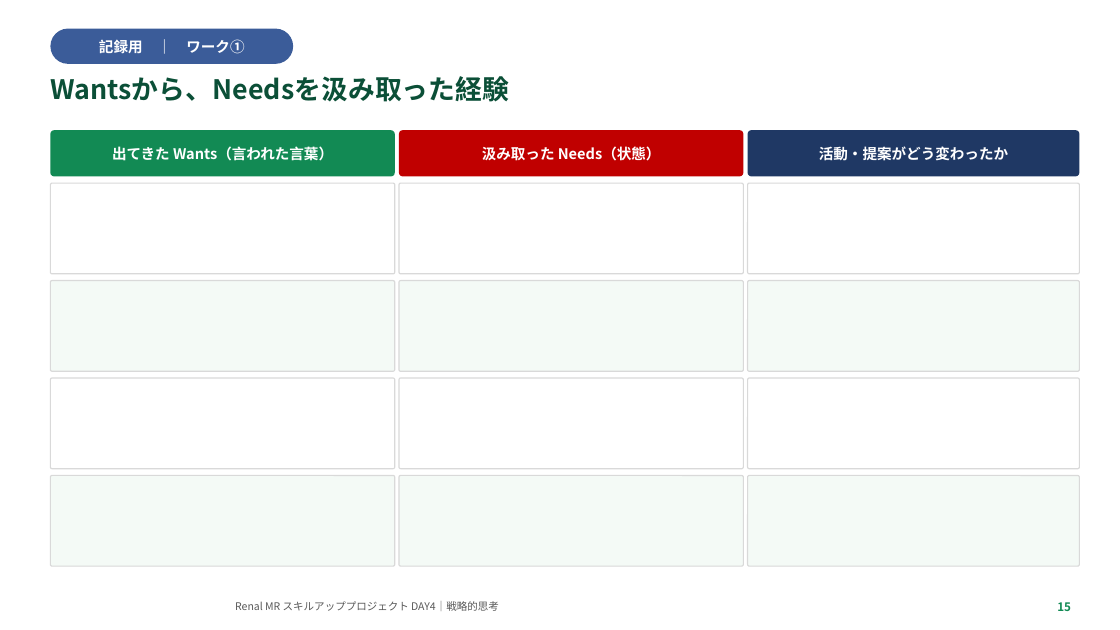
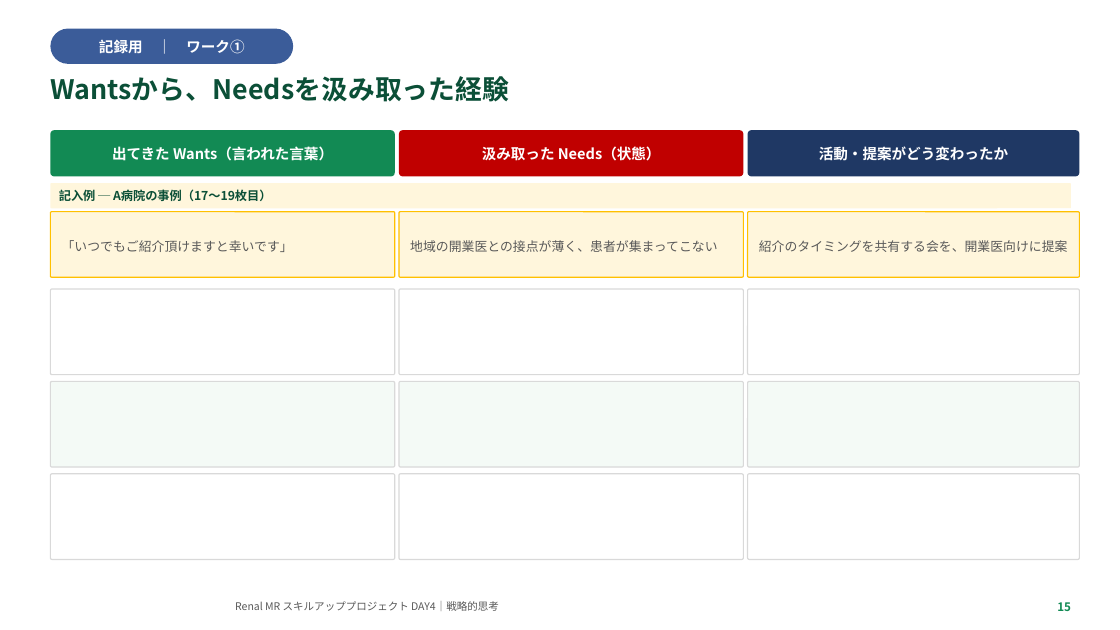
Before and after one commit to TAKUYA-1187/Claude, a slide deck: slide 15 of novartis_training/DAY4_ちょっと分かるだけで世界が変わる.pptx. Drawn at 1120x630 pixels with LibreOffice and Linux fonts; fonts in the diff are those of the drawing; background and template pictures are left out. Boxes give left, top, right and bottom in pixels: in the first picture for what was removed or moved away, otherwise in the second. Text is boxed around its words. In the diff, an @@ line names an element or a change of style, - is before the commit and + after.

```diff
--- a/novartis_training/DAY4_ちょっと分かるだけで世界が変わる.pptx
+++ b/novartis_training/DAY4_ちょっと分かるだけで世界が変わる.pptx
@@ rounded rectangle removed at <box>50,183,395,274</box> @@
@@ rounded rectangle added at <box>50,183,1071,208</box>, fill #FFF6DC, 10.5 pt, text #0B4F37, bold @@
+記入例 ─ A病院の事例（17〜19枚目）
@@ rounded rectangle removed at <box>399,183,744,274</box> @@
@@ rounded rectangle added at <box>50,212,395,277</box>, fill #FFF6DC, outline #FFC000 1 pt, 11 pt, text #595959 @@
+「いつでもご紹介頂けますと幸いです」
@@ rounded rectangle added at <box>399,212,744,277</box>, fill #FFF6DC, outline #FFC000 1 pt, 11 pt, text #595959 @@
+地域の開業医との接点が薄く、患者が集まってこない
@@ rounded rectangle added at <box>748,212,1080,277</box>, fill #FFF6DC, outline #FFC000 1 pt, 11 pt, text #595959 @@
+紹介のタイミングを共有する会を、開業医向けに提案
@@ rounded rectangle: place and size @@
-rounded rectangle at <box>399,281,744,371</box>
+rounded rectangle at <box>50,289,395,375</box>
@@ rounded rectangle removed at <box>50,281,395,371</box> @@
@@ rounded rectangle: place and size @@
-rounded rectangle at <box>748,281,1080,371</box>
+rounded rectangle at <box>399,289,744,375</box>
@@ rounded rectangle: place and size @@
-rounded rectangle at <box>50,378,395,469</box>
+rounded rectangle at <box>748,289,1080,375</box>
@@ rounded rectangle: place and size @@
-rounded rectangle at <box>399,378,744,469</box>
+rounded rectangle at <box>50,381,395,467</box>
@@ rounded rectangle at <box>50,381,395,467</box>: fill #FFFFFF to #F4FAF6 @@
@@ rounded rectangle at <box>399,381,744,467</box>: fill #FFFFFF to #F4FAF6 @@
@@ rounded rectangle: place and size @@
-rounded rectangle at <box>748,378,1080,469</box>
+rounded rectangle at <box>399,381,744,467</box>
@@ rounded rectangle: place and size @@
-rounded rectangle at <box>50,476,395,566</box>
+rounded rectangle at <box>748,381,1080,467</box>
@@ rounded rectangle: place and size @@
-rounded rectangle at <box>399,476,744,566</box>
+rounded rectangle at <box>50,474,395,560</box>
@@ fill #F4FAF6 to #FFFFFF in 4 elements at <box>50,289,395,375</box>, <box>50,474,395,560</box>, <box>399,289,744,375</box>, <box>399,474,744,560</box> @@
@@ rounded rectangle: place and size @@
-rounded rectangle at <box>748,476,1080,566</box>
+rounded rectangle at <box>399,474,744,560</box>
@@ rounded rectangle: place and size @@
-rounded rectangle at <box>748,183,1080,274</box>
+rounded rectangle at <box>748,474,1080,560</box>
```
Also in this commit, not shown: 1 other slide changed, 2 other files.
